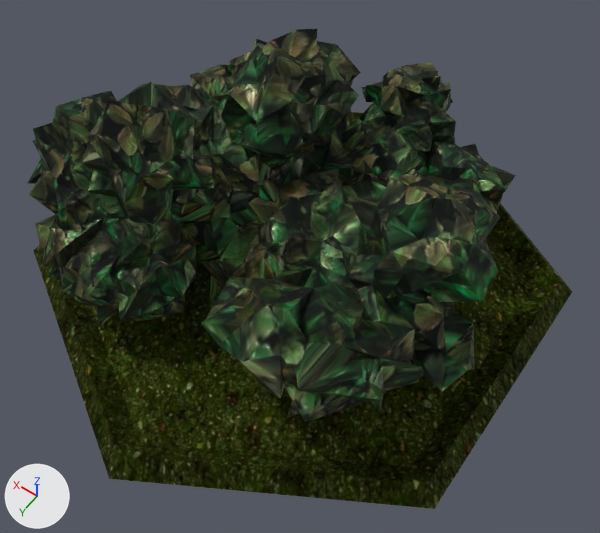
An edit to the glTF model src/modules/base/assets/bramble.glb, drawn before and after from the same camera.
Rendered twice from a camera (50 mm lens) standing at (-1.1, 1.53, 2.43) and looking at (-0.13, 0.16, 0.29). The axes (+X, +Y, +Z) are drawn at lower left. The lights are the same throughout. The picture after the commit comes second. Where no turn or scale is listed for an object, it has been applied to the vertices.

The scene before the commit, as lines of its bpy script (objects in view):
```python
me_circle_007 = bpy.data.meshes.new('Circle.007')
me_circle_007.from_pydata(...)  # 36 vertices, 64 faces; spans x -0.87..0.87, y -16.92..-14.92, z 0.0..0.1
me_circle_007.materials.append(mat_grass_05)
me_mesh_003 = bpy.data.meshes.new('Mesh.003')
me_mesh_003.from_pydata(...)  # 1415 vertices, 3120 faces; spans x -0.76..0.77, y -16.63..-15.23, z 0.09..0.89
me_mesh_003.materials.append(mat_rose_bush_leaves)
ob_hexagontile_005 = bpy.data.objects.new('HexagonTile.005', me_circle_007)
ob_hexagontile_005.location = (0.0, 15.919, 0.0)
ob_mball_003 = bpy.data.objects.new('Mball.003', me_mesh_003)
ob_mball_003.location = (0.0, 15.919, 0.0)
```
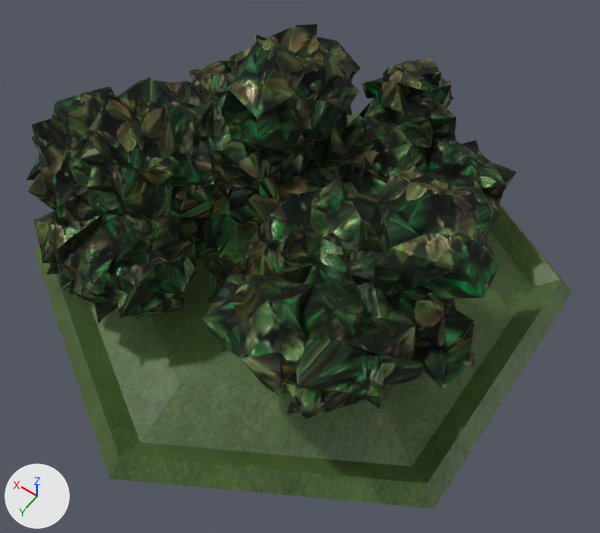
What changed in the scene script:
```text
Add img_grass03_glossiness:
    img_grass03_glossiness = load_image('grass03_glossiness', '_unpacked/grass03_glossiness', 256, 256, 'Non-Color')
Add img_grass03_normal_opengl:
    img_grass03_normal_opengl = load_image('grass03_normal_opengl', '_unpacked/grass03_normal_opengl', 256, 256, 'Non-Color')
Add img_grass03_diffuse:
    img_grass03_diffuse = load_image('grass03_diffuse', '_unpacked/grass03_diffuse', 256, 256, 'sRGB')
Add img_grass03_specular:
    img_grass03_specular = load_image('grass03_specular', '_unpacked/grass03_specular', 256, 256, 'sRGB')
Add mat_grass:
    mat_grass = bpy.data.materials.new('Grass')
    # uses the picture img_grass03_diffuse
    # uses the picture img_grass03_glossiness
    # uses the picture img_grass03_normal_opengl
    # uses the picture img_grass03_specular
Change me_circle_007:
    where me_circle_007.from_pydata(...)  # 36 vertices, 64 faces; spans x -0.87..0.87, y -16.92..-14.92, z 0.0..0.1
    remove me_circle_007.materials.append(mat_grass_05)
    add me_circle_007.materials.append(mat_grass)
Change ob_mball_003:
    ob_mball_003.location: (0.0, 15.919, 0.0) -> (0.0, 15.919, 0.017)
```

Pixel boxes (x1, y1, x2, y2) of what changed, in the pictures (600 x 533 px):
'Mball.003', moved: before (28, 29, 516, 422); after (26, 24, 516, 419)
'HexagonTile.005', recoloured (black to green): (33, 112, 572, 509) in both
